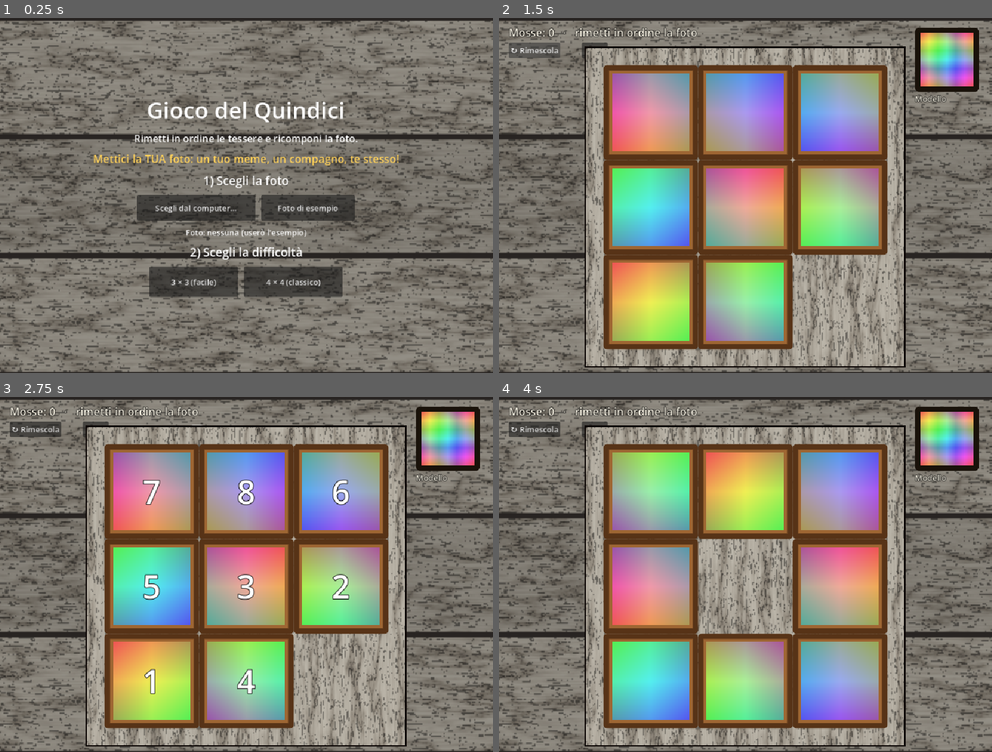
Above: before the commit, frames 1-4 (two rows, left to right).
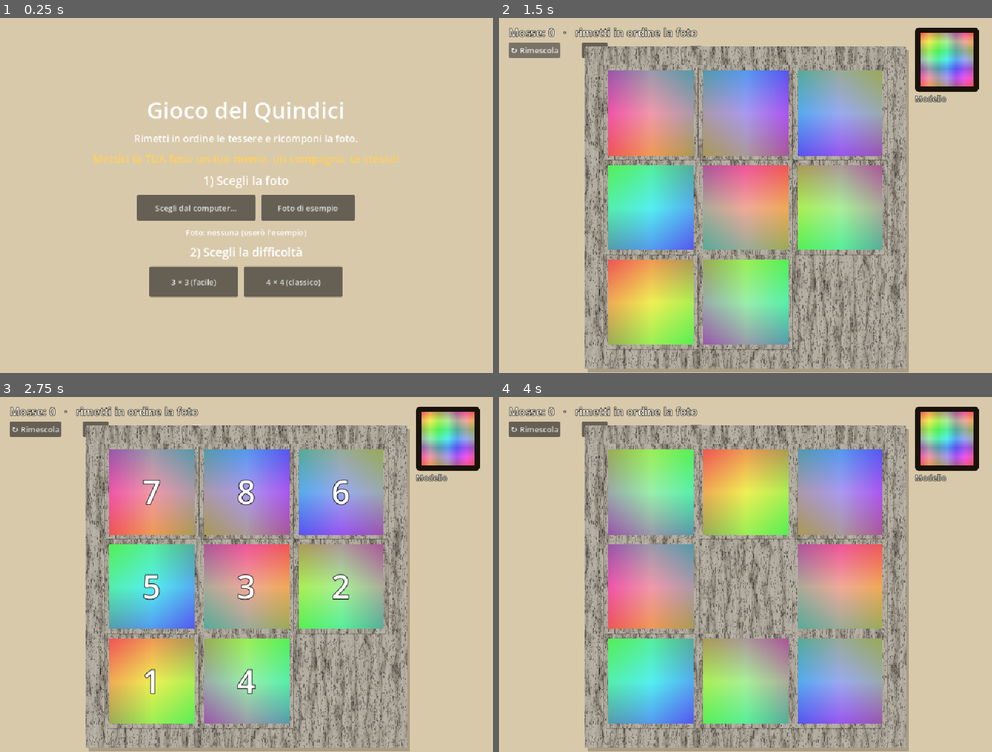
Above: after the commit, the same moments.

Repository: nicolaregge-pulse/corso-godot
Game: Godot game, scene res://main.tscn
The game is run twice, just before and just after one commit, with the same random seed, the same clock (stepped at 60 frames per second) and the same inputs.
Inputs:
- Up to frame 1 (0.25 s): no input
- Up to frame 2 (1.5 s): click "3 × 3 (facile)" at 0.5 s; click "↻ Rimescola" at 1.25 s
- Up to frame 3 (2.75 s): click "Mostra i numeri" at 2 s
- Up to frame 4 (4 s): click "↻ Rimescola" at 2.75 s; click "Mostra i numeri" at 3.5 s

The runs differ from the first frame. In frame 1, 99% of the frame differs, in the area x 0-100%, y 0-100%; in frame 2, 60%; in frame 3, 60%; in frame 4, 60%.

Commit message:
Gioco del quindici: sfondo beige omogeneo, oggetto in legno, tessere sobrie
- Sfondo attorno: beige omogeneo (piano d'appoggio), niente legno.
- Tabellone: base tutta di legno con bordo di legno ~1 cm attorno alle pedine.
- Pedine: fette dello stesso legno (grana continua da risolti), con la foto
  grande e solo un filo di bordo; tolto il marrone-arancione vistoso.

Co-Authored-By: Claude Opus 4.8 <noreply@anthropic.com>
Claude-Session: https://claude.ai/code/session_01Vq5FU5TvjomBhpm5HhNzUc

Diff:
--- a/gioco-del-quindici/main.gd
+++ b/gioco-del-quindici/main.gd
@@ -14,9 +14,9 @@
 #  vere, niente foto da scaricare): il progetto resta portabile.
 # ============================================================
 
-# ---- Colori tessera (il legno vero e' generato a parte) ----
-const COL_LEGNO := Color(0.62, 0.40, 0.20)        # faccia della tessera
-const COL_LEGNO_SCURO := Color(0.34, 0.20, 0.09)  # bordo della tessera
+# ---- Colori ------------------------------------------------
+const COL_BEIGE := Color(0.847, 0.788, 0.671)     # piano d'appoggio attorno
+const COL_SOLCO := Color(0.11, 0.09, 0.07)        # solco scuro tra le pedine
 
 # ---- Stato -------------------------------------------------
 var _n: int = 4                 # tessere per lato
@@ -33,10 +33,9 @@
 var _vinto: bool = false
 var _tavola: Control
 var _cornice: TextureRect
-var _tex_tavolo: Texture2D      # legno del fondo (tavolo)
-var _tex_radica: Texture2D      # legno della cornice
+var _tex_legno: Texture2D       # legno del tabellone e delle pedine
 var _stile_legno: String = "driftwood"   # legno del gioco (driftwood da spiaggia)
-var _bg: TextureRect
+var _bg: ColorRect
 var _hud: Label
 var _menu: Control
 var _stato_foto: Label
@@ -47,21 +46,12 @@
 func _ready() -> void:
 	randomize()
 	set_anchors_preset(Control.PRESET_FULL_RECT)
-	# Il FONDO: una tavola di legno vero, generata dal codice.
-	_tex_tavolo = _texture_legno(420, 260, 101, _stile_legno, "tavolo")
-	_bg = TextureRect.new()
-	_bg.texture = _tex_tavolo
+	# Il FONDO attorno al gioco: un beige omogeneo, come un piano d'appoggio.
+	_bg = ColorRect.new()
+	_bg.color = COL_BEIGE
 	_bg.set_anchors_preset(Control.PRESET_FULL_RECT)
-	_bg.expand_mode = TextureRect.EXPAND_IGNORE_SIZE
-	_bg.stretch_mode = TextureRect.STRETCH_SCALE
 	_bg.mouse_filter = Control.MOUSE_FILTER_IGNORE
 	add_child(_bg)
-	# Un velo scuro leggero, così il quadro e le scritte risaltano.
-	var velo := ColorRect.new()
-	velo.color = Color(0, 0, 0, 0.22)
-	velo.set_anchors_preset(Control.PRESET_FULL_RECT)
-	velo.mouse_filter = Control.MOUSE_FILTER_IGNORE
-	add_child(velo)
 	_mostra_menu()
 
 
@@ -267,11 +257,9 @@
 	if _tex_scelta == null:
 		_tex_scelta = _foto_esempio()
 	_tex = _tex_scelta
-	# Genera i due legni con lo stile scelto.
-	_tex_tavolo = _texture_legno(420, 260, 101, _stile_legno, "tavolo")
-	_tex_radica = _texture_legno(320, 320, 202, _stile_legno, "frame")
-	if _bg != null and is_instance_valid(_bg):
-		_bg.texture = _tex_tavolo
+	# Un unico legno ad alta risoluzione: da qui ricaviamo il tabellone e ogni
+	# pedina (fette diverse dello stesso legno -> grana continua da risolti).
+	_tex_legno = _texture_legno(512, 512, 202, _stile_legno, "frame")
 	if _menu != null and is_instance_valid(_menu):
 		_menu.queue_free()
 		_menu = null
@@ -325,20 +313,21 @@
 	_cella = lato / _n
 	_origine = Vector2((vp.x - lato) / 2.0, (vp.y - lato) / 2.0 + 24.0)
 
-	# Cornice di legno attorno al quadro.
-	if _tex_radica == null:
-		_tex_radica = _texture_legno(320, 320, 202, _stile_legno, "frame")
-	var m := _cella * 0.18
-	# Un sottile bordo scuro sotto, per dare profondità alla cornice.
+	# Il TABELLONE: una base tutta di legno (si vede anche nel buco), con un
+	# bordo di legno ben visibile tutt'attorno (circa un centimetro).
+	if _tex_legno == null:
+		_tex_legno = _texture_legno(512, 512, 202, _stile_legno, "frame")
+	var m := maxf(30.0, _cella * 0.20)
+	# Ombra morbida sotto: sembra un oggetto di legno appoggiato sul piano.
 	var ombra := ColorRect.new()
-	ombra.color = Color(0.05, 0.03, 0.02)
-	ombra.position = _origine - Vector2(m, m) - Vector2(3, 3)
-	ombra.size = Vector2(lato, lato) + Vector2(m, m) * 2.0 + Vector2(6, 6)
+	ombra.color = Color(0.0, 0.0, 0.0, 0.22)
+	ombra.position = _origine - Vector2(m, m) + Vector2(5, 7)
+	ombra.size = Vector2(lato, lato) + Vector2(m, m) * 2.0
 	ombra.mouse_filter = Control.MOUSE_FILTER_IGNORE
 	add_child(ombra)
 
 	_cornice = TextureRect.new()
-	_cornice.texture = _tex_radica
+	_cornice.texture = _tex_legno
 	_cornice.expand_mode = TextureRect.EXPAND_IGNORE_SIZE
 	_cornice.stretch_mode = TextureRect.STRETCH_SCALE
 	_cornice.position = _origine - Vector2(m, m)
@@ -429,22 +418,38 @@
 func _crea_tessera(indice: int) -> Panel:
 	var pan := Panel.new()
 	pan.size = Vector2(_cella, _cella)
+	# Solco scuro sottile: stacca la pedina dalle vicine.
 	var sb := StyleBoxFlat.new()
-	sb.bg_color = COL_LEGNO
-	sb.set_border_width_all(maxi(2, int(_cella * 0.06)))
-	sb.border_color = COL_LEGNO_SCURO
-	sb.set_corner_radius_all(6)
+	sb.bg_color = COL_SOLCO
+	sb.set_border_width_all(maxi(1, int(_cella * 0.02)))
+	sb.border_color = COL_SOLCO
+	sb.set_corner_radius_all(5)
 	pan.add_theme_stylebox_override("panel", sb)
 
-	# Il pezzo di foto di questa tessera (ritaglio quadrato centrato).
+	var col := indice % _n
+	var row := int(indice / _n)
+
+	# La pedina E' di legno: una fetta del legno del tabellone, così quando il
+	# gioco è risolto la grana prosegue da una pedina all'altra.
+	var legno := TextureRect.new()
+	var wcs := _tex_legno.get_width() / float(_n)
+	var wat := AtlasTexture.new()
+	wat.atlas = _tex_legno
+	wat.region = Rect2(col * wcs, row * wcs, wcs, wcs)
+	legno.texture = wat
+	legno.expand_mode = TextureRect.EXPAND_IGNORE_SIZE
+	legno.stretch_mode = TextureRect.STRETCH_SCALE
+	legno.mouse_filter = Control.MOUSE_FILTER_IGNORE
+	legno.set_anchors_preset(Control.PRESET_FULL_RECT)
+	pan.add_child(legno)
+
+	# La foto: grande quanto possibile, solo un filo di legno attorno.
 	var tw := _tex.get_width()
 	var th := _tex.get_height()
 	var side := mini(tw, th)
 	var ox := (tw - side) / 2.0
 	var oy := (th - side) / 2.0
 	var cs := side / float(_n)
-	var col := indice % _n
-	var row := int(indice / _n)
 	var at := AtlasTexture.new()
 	at.atlas = _tex
 	at.region = Rect2(ox + col * cs, oy + row * cs, cs, cs)
@@ -454,7 +459,7 @@
 	tr.expand_mode = TextureRect.EXPAND_IGNORE_SIZE
 	tr.stretch_mode = TextureRect.STRETCH_SCALE
 	tr.mouse_filter = Control.MOUSE_FILTER_IGNORE
-	var b := _cella * 0.09
+	var b := _cella * 0.05
 	tr.position = Vector2(b, b)
 	tr.size = Vector2(_cella - 2.0 * b, _cella - 2.0 * b)
 	pan.add_child(tr)
